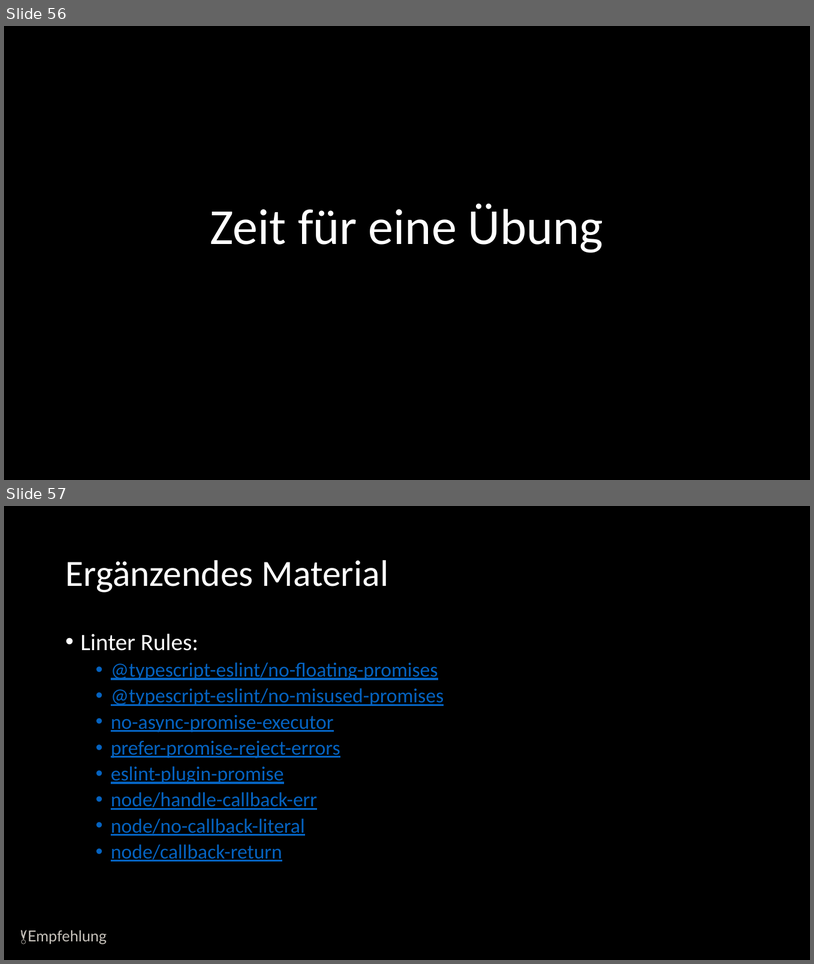
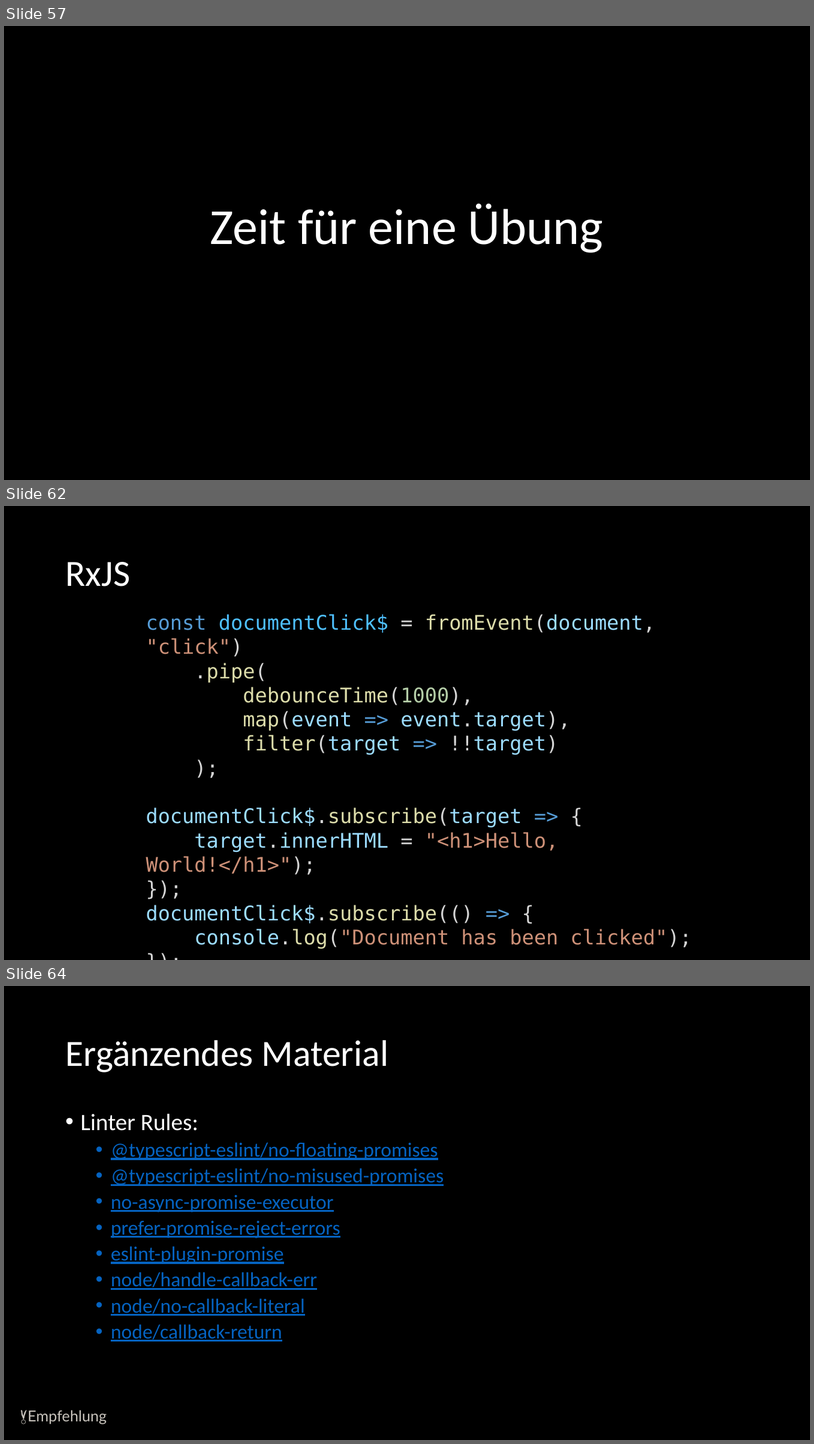
Before and after one commit to twobiers/webtech-workshop-js-async, a slide deck: slides/Presentation.pptx. Shown one above the other, each under a label of ours: slides 56 and 57 before the commit, slides 57, 62 and 64 after it; the slides between them are not shown. The pictures are 814x964 and 814x1444 pixels, drawn with LibreOffice and Linux fonts; fonts in the diff are those of the drawing. Boxes give left, top, right and bottom in pixels: in the first picture for what was removed or moved away, otherwise in the second. Text is boxed around its words. In the diff, an @@ line names an element or a change of style, - is before the commit and + after.

```diff
--- a/slides/Presentation.pptx
+++ b/slides/Presentation.pptx
@@ slide 62 added at (4,506,810,960), background #000000 @@
@@ title added at (65,562,130,586), 44 pt, text #FFFFFF @@
+RxJS
@@ text added at (146,614,692,948), 24 pt, text #9CDCFE @@
+const documentClick$ = fromEvent(document, "click")
+.pipe(
+debounceTime(1000),
+map(event => event.target),
+filter(target => !!target)
+);
+documentClick$.subscribe(target => {
+target.innerHTML = "<h1>Hello, World!</h1>");
+});
+documentClick$.subscribe(() => {
+console.log("Document has been clicked");
+});
@@ what was slide 56 is now slide 57 @@
@@ what was slide 57 is now slide 64 @@
```
Also in this commit, not shown: 1 slide changed, 6 other slides added, 2 other files.
